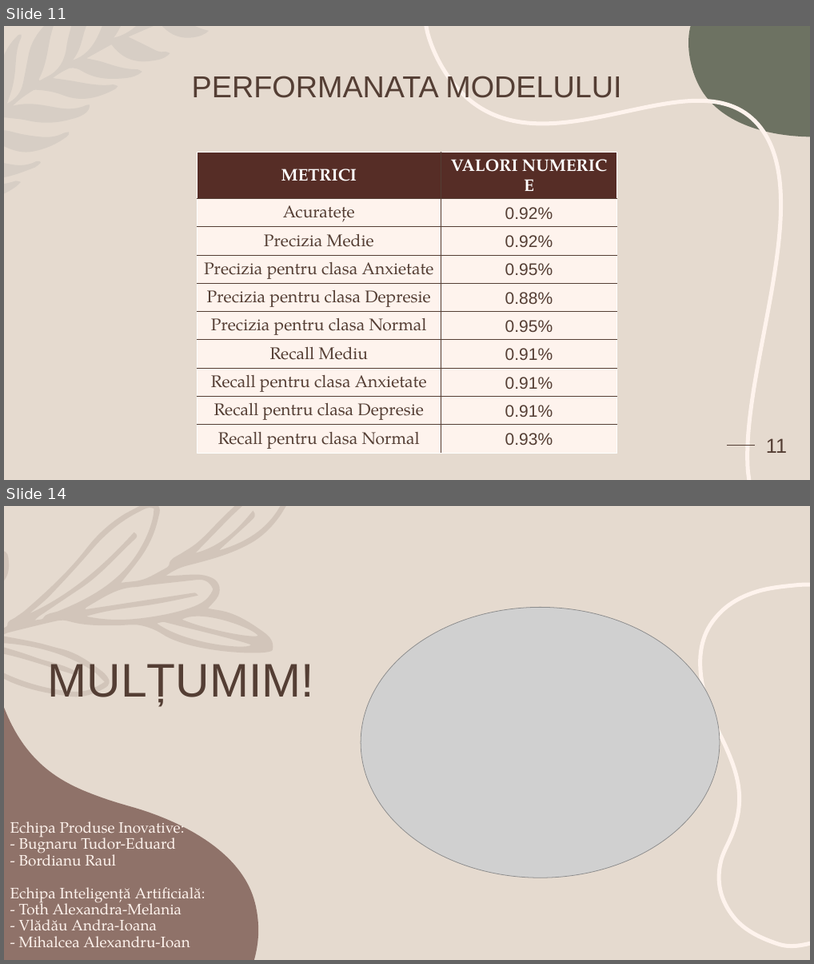
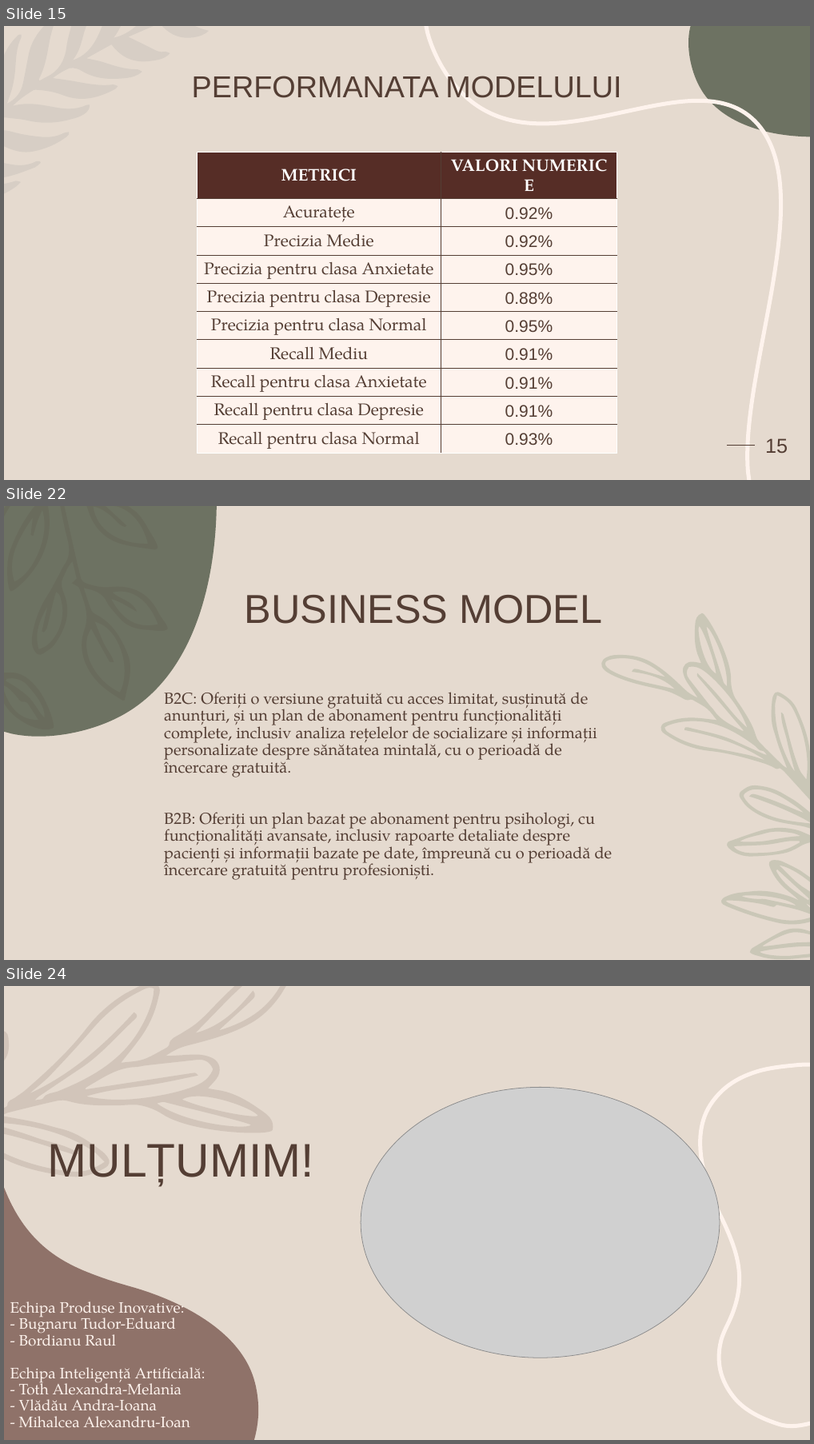
Before and after one commit to Alexandra7a/FuzzyMinds, a slide deck: docs/Teen Mental Health Presentation.pptx. Shown one above the other, each under a label of ours: slides 11 and 14 before the commit, slides 15, 22 and 24 after it; the slides between them are not shown. The pictures are 814x964 and 814x1444 pixels, drawn with LibreOffice and Linux fonts; fonts in the diff are those of the drawing; grey boxes stand for pictures; background and template pictures are left out. Boxes give left, top, right and bottom in pixels: in the first picture for what was removed or moved away, otherwise in the second. Text is boxed around its words. In the diff, an @@ line names an element or a change of style, - is before the commit and + after.

```diff
--- a/docs/Teen Mental Health Presentation.pptx
+++ b/docs/Teen Mental Health Presentation.pptx
@@ slide 22 added at bbox=[4, 506, 810, 960], background #E5DACF @@
@@ freeform shape added at bbox=[4, 506, 217, 736], fill #4E5745 at 79% opacity @@
@@ freeform shape added at bbox=[4, 506, 168, 729], fill #543E34 at 12% opacity @@
@@ title added at bbox=[245, 595, 602, 624], 48 pt, text #543E34 @@
+BUSINESS MODEL
@@ freeform shape added at bbox=[602, 613, 810, 959], fill #95A189 at 33% opacity @@
@@ text added at bbox=[164, 692, 613, 880], 19 pt, text #543E34 @@
+B2C: Oferiți o versiune gratuită cu acces limitat, susținută de anunțuri, și un plan de abonament pentru funcționalități complete, inclusiv analiza rețelelor de socializare și informații personalizate despre sănătatea mintală, cu o perioadă de încercare gratuită.
+B2B: Oferiți un plan bazat pe abonament pentru psihologi, cu funcționalități avansate, inclusiv rapoarte detaliate despre pacienți și informații bazate pe date, împreună cu o perioadă de încercare gratuită pentru profesioniști.
@@ what was slide 11 is now slide 15 @@
@@ page number at bbox=[766, 438, 788, 452]: text changed @@
-11
+15
@@ what was slide 14 is now slide 24 @@
```
Also in this commit, not shown: 5 slides changed, 11 other slides added, 2 slides removed, 1 other file.
